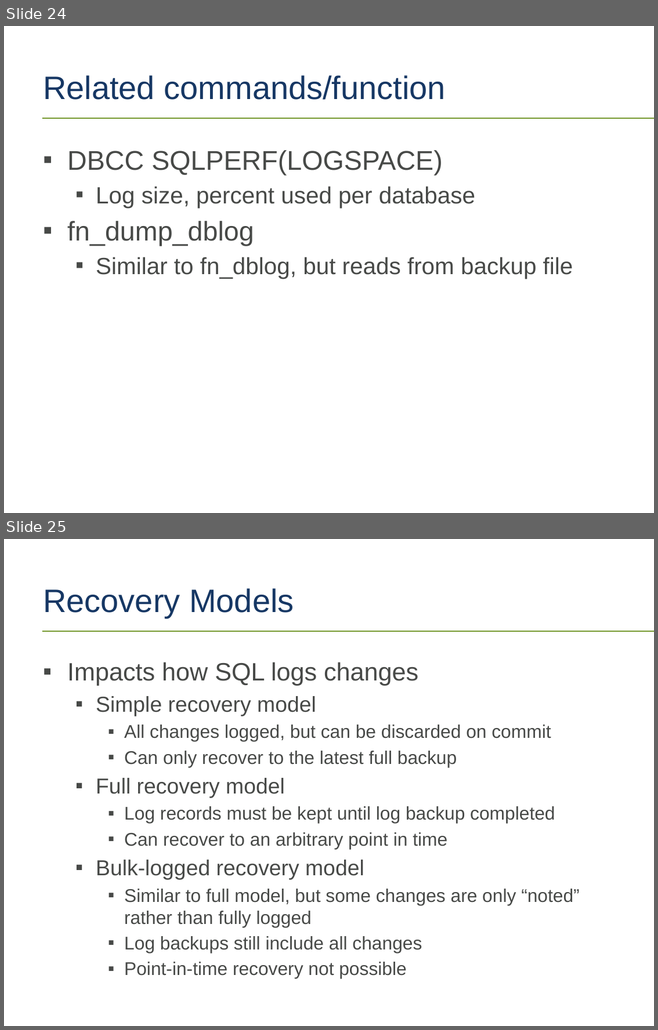
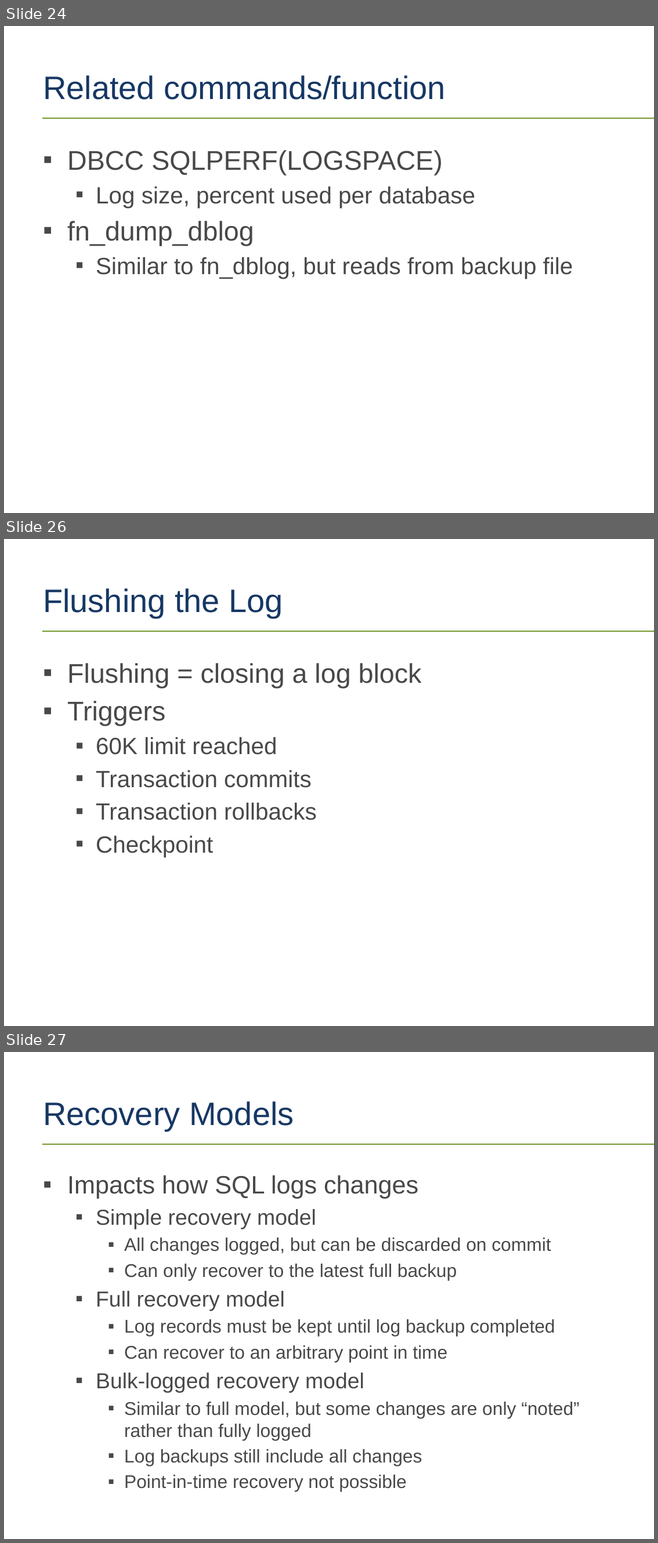
Before and after one commit to tf3604/LogFilePresentation, a slide deck: TransactionLog.pptx. Shown one above the other, each under a label of ours: slides 24 and 25 before the commit, slides 24, 26 and 27 after it; the slides between them are not shown. The pictures are 658x1030 and 658x1543 pixels, drawn with LibreOffice and Linux fonts; fonts in the diff are those of the drawing; background and template pictures are left out. Boxes give left, top, right and bottom in pixels: in the first picture for what was removed or moved away, otherwise in the second. Text is boxed around its words. In the diff, an @@ line names an element or a change of style, - is before the commit and + after.

Commit message:
Checkpoints, flushing the log, clearing the log.

```diff
--- a/TransactionLog.pptx
+++ b/TransactionLog.pptx
@@ slide 26 added at (4,539,654,1026), background #FFFFFF; not listed: 1 template element that a slide beside it also shows @@
@@ title added at (43,588,283,617), 36 pt, text #163764 @@
+Flushing the Log
@@ text added at (67,663,422,857), 26 pt, text #474947 @@
+▪ Flushing = closing a log block
+▪ Triggers
+  ▪ 60K limit reached
+  ▪ Transaction commits
+  ▪ Transaction rollbacks
+  ▪ Checkpoint
@@ what was slide 25 is now slide 27 @@
```
Also in this commit, not shown: 2 other slides added.
